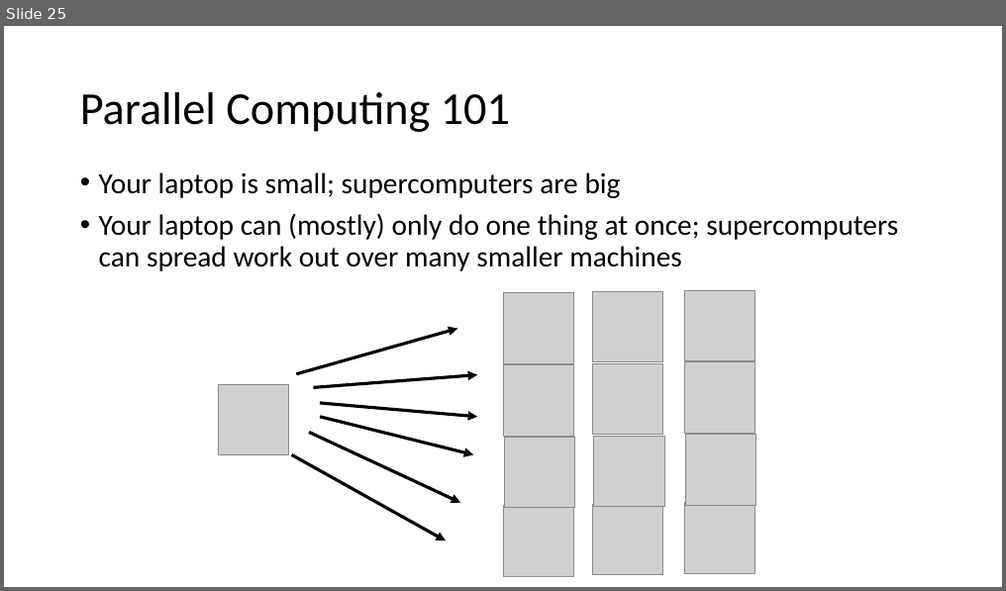
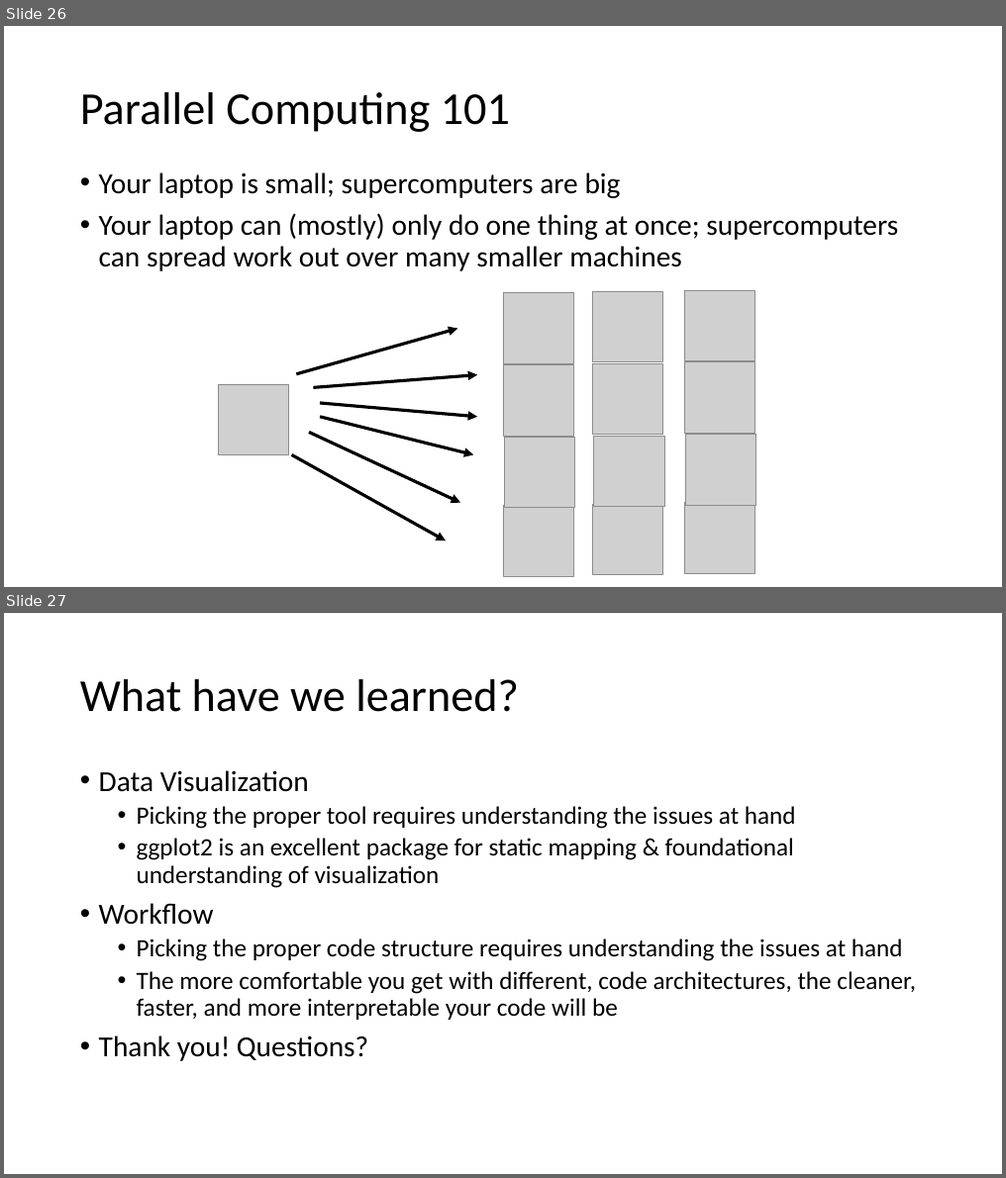
Before and after one commit to wynhsu/intro_to_r, a slide deck: class_3_4.pptx. Shown one above the other, each under a label of ours: slide 25 before the commit, slides 26 and 27 after it. The pictures are 1006x591 and 1006x1178 pixels, drawn with LibreOffice and Linux fonts; fonts in the diff are those of the drawing; grey boxes stand for pictures. Boxes give left, top, right and bottom in pixels: in the first picture for what was removed or moved away, otherwise in the second. Text is boxed around its words. In the diff, an @@ line names an element or a change of style, - is before the commit and + after.

```diff
--- a/class_3_4.pptx
+++ b/class_3_4.pptx
@@ slide 27 added at [4, 613, 1002, 1174], background #FFFFFF @@
@@ title added at [80, 679, 519, 712], 44 pt, text #000000 @@
+What have we learned?
@@ text added at [99, 770, 916, 1061], 24 pt, text #000000 @@
+• Data Visualization
+  • Picking the proper tool requires understanding the issues at hand
+  • ggplot2 is an excellent package for static mapping & foundational understanding of visualization
+• Workflow
+  • Picking the proper code structure requires understanding the issues at hand
+  • The more comfortable you get with different, code architectures, the cleaner, faster, and more interpretable your code will be
+• Thank you! Questions?
@@ what was slide 25 is now slide 26 @@
```
Also in this commit, not shown: 2 slides changed, 1 other slide added, 3 other files.
